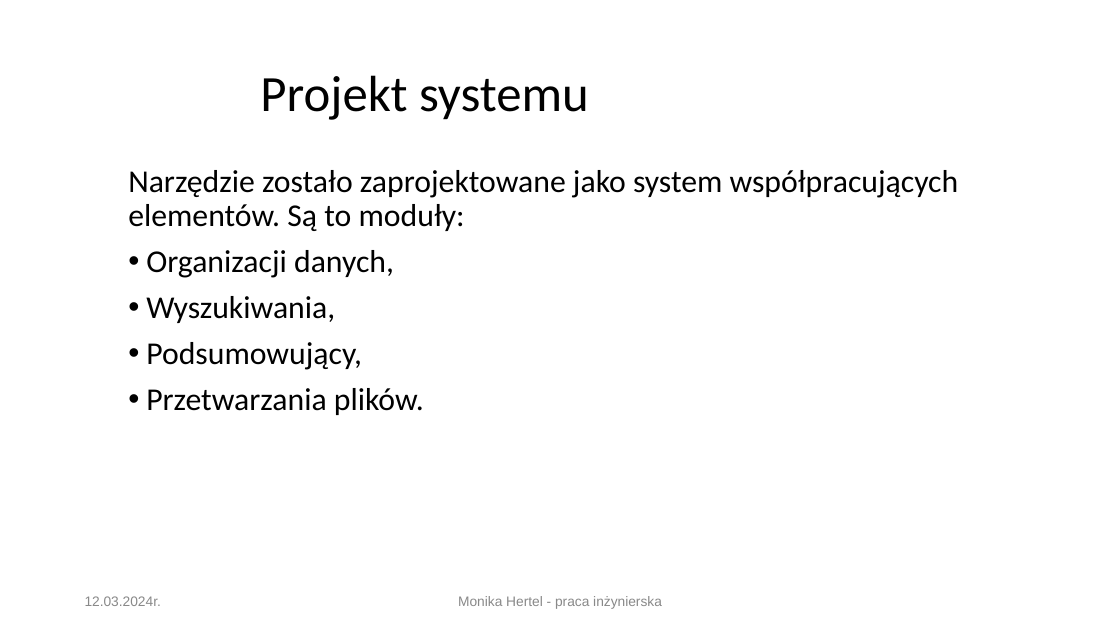
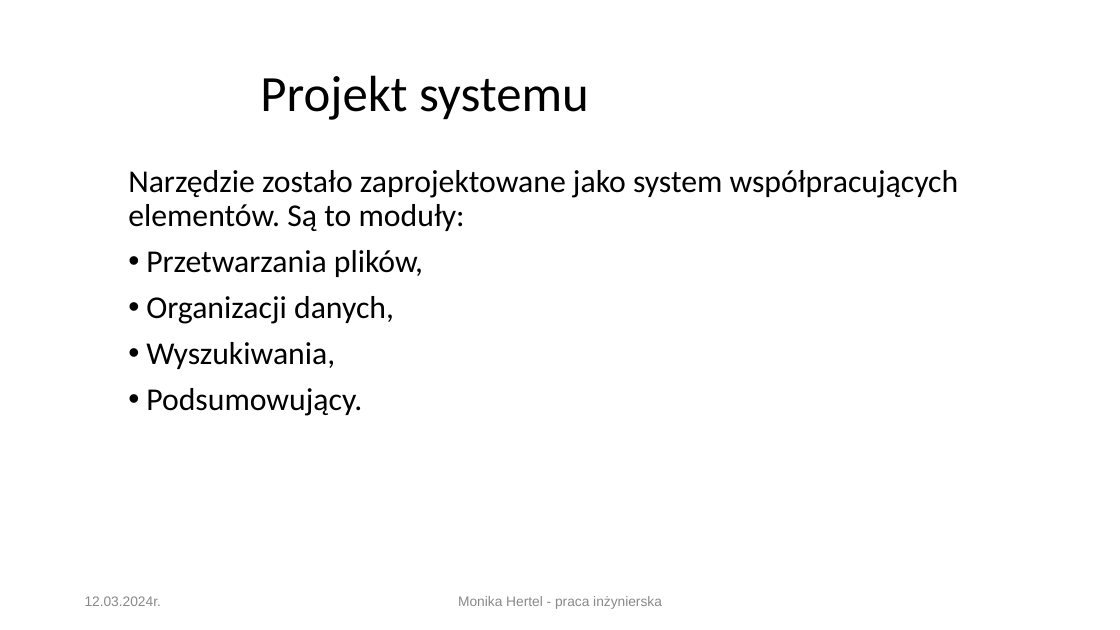
Before and after one commit to heruyu/another, a slide deck: slide 3 of papier/prezentacja_mon.ppt. Drawn at 1120x630 pixels with LibreOffice and Linux fonts; fonts in the diff are those of the drawing; background and template pictures are left out. Boxes give left, top, right and bottom in pixels: in the first picture for what was removed or moved away, otherwise in the second. Text is boxed around its words. In the diff, an @@ line names an element or a change of style, - is before the commit and + after.

Commit message:
hgh

```diff
--- a/papier/prezentacja_mon.ppt
+++ b/papier/prezentacja_mon.ppt
@@ text at bbox=[146, 250, 423, 277]: paragraph added @@
+• Przetwarzania plików,
@@ text at bbox=[146, 388, 362, 416]: text changed @@
-• Podsumowujący,
-• Przetwarzania plików.
+• Podsumowujący.
```
